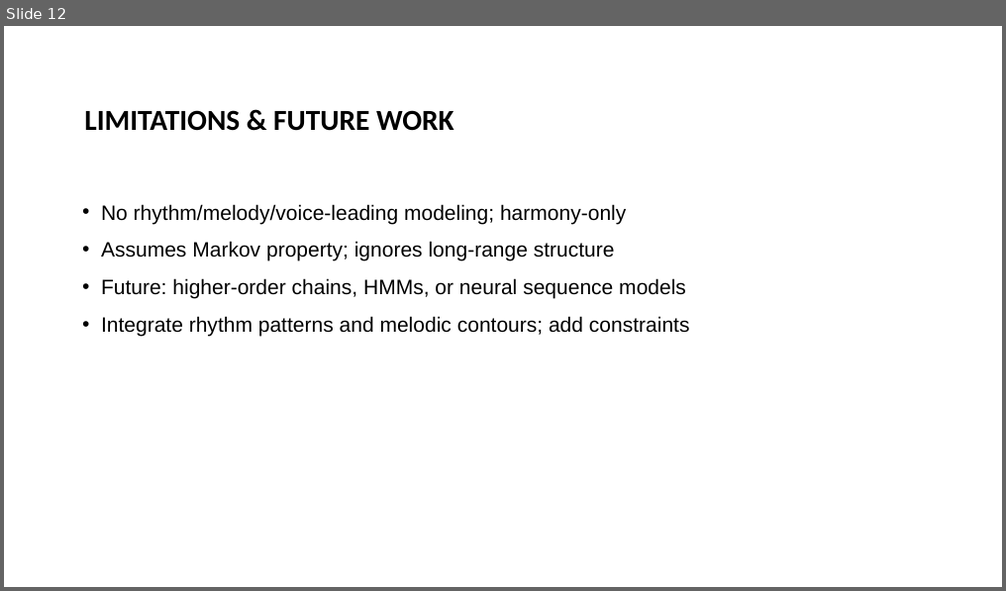
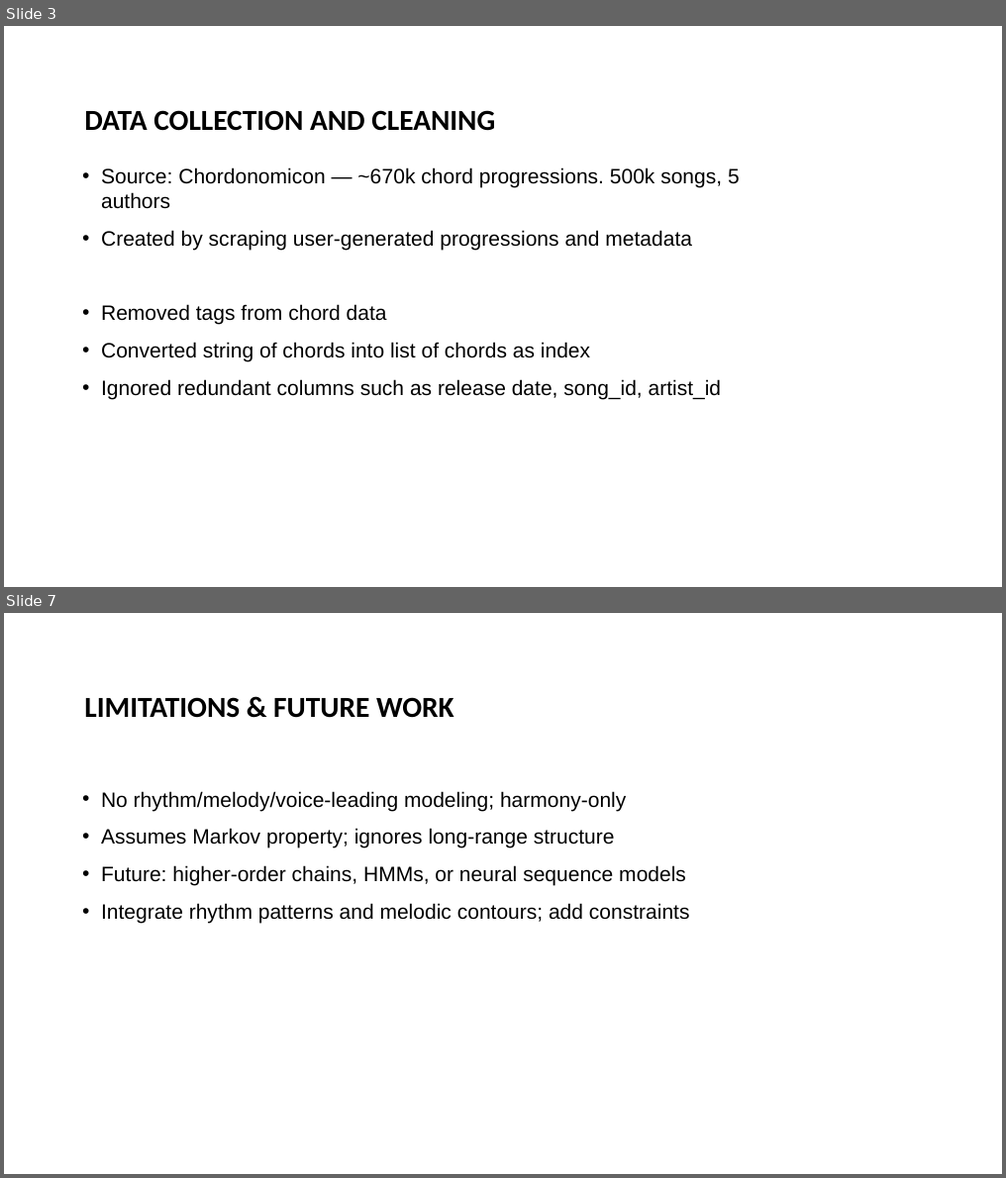
Before and after one commit to andersone17/MARKOV_MUSIC_GENERATOR, a slide deck: C2_Markov_Music_Generator_Presentation.pptx. Shown one above the other, each under a label of ours: slide 12 before the commit, slides 3 and 7 after it; the slides between them are not shown. The pictures are 1006x591 and 1006x1178 pixels, drawn with LibreOffice and Linux fonts; fonts in the diff are those of the drawing; background and template pictures are left out. Boxes give left, top, right and bottom in pixels: in the first picture for what was removed or moved away, otherwise in the second. Text is boxed around its words. In the diff, an @@ line names an element or a change of style, - is before the commit and + after.

```diff
--- a/C2_Markov_Music_Generator_Presentation.pptx
+++ b/C2_Markov_Music_Generator_Presentation.pptx
@@ slide 3 added at box(4, 26, 1002, 587), background #FFFFFF @@
@@ title added at box(84, 110, 495, 131), 28 pt, text #000000, bold @@
+DATA COLLECTION AND CLEANING
@@ text added at box(101, 168, 740, 400), 20 pt, text #000000 @@
+• Source: Chordonomicon — ~670k chord progressions. 500k songs, 5 authors
+• Created by scraping user-generated progressions and metadata
+• Removed tags from chord data
+• Converted string of chords into list of chords as index
+• Ignored redundant columns such as release date, song_id, artist_id
@@ what was slide 12 is now slide 7 @@
```
Also in this commit, not shown: 5 slides changed, 1 other slide added, 7 slides removed.
